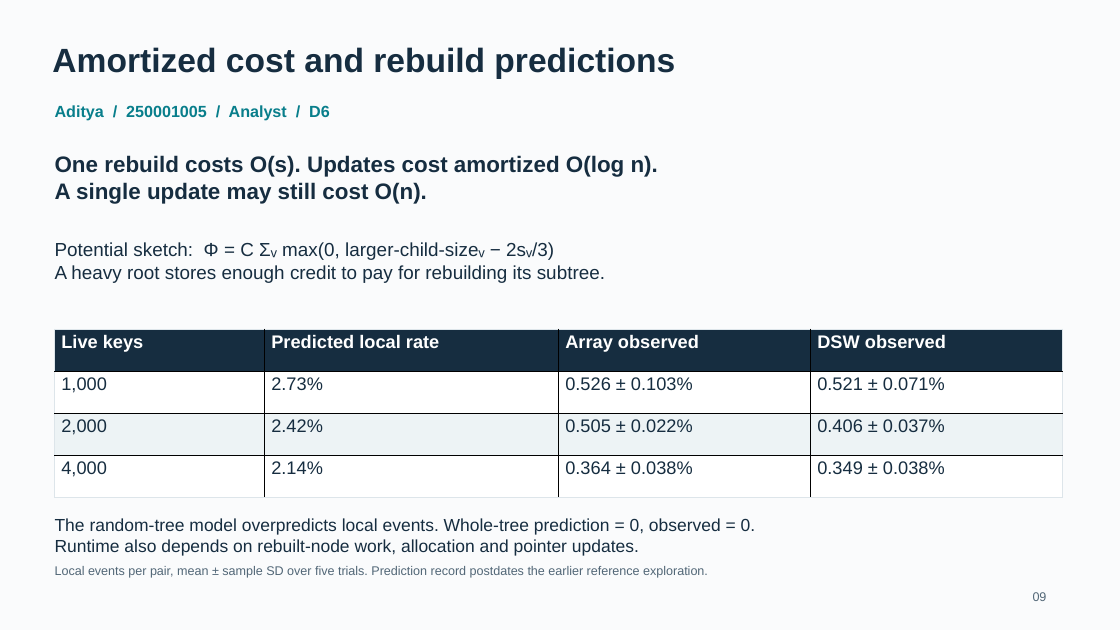
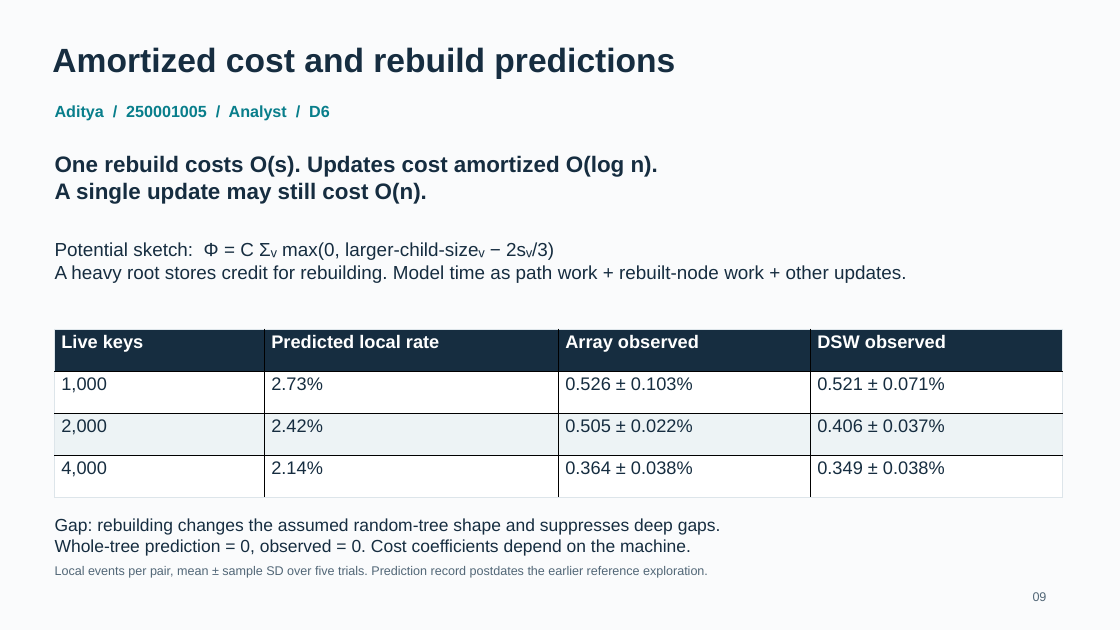
Before and after one commit to MayankMoyal/DSA-Project, a slide deck: slide 9 of docs/slides/slides.pptx. Drawn at 1120x630 pixels with LibreOffice and Linux fonts; fonts in the diff are those of the drawing. Boxes give left, top, right and bottom in pixels: in the first picture for what was removed or moved away, otherwise in the second. Text is boxed around its words. In the diff, an @@ line names an element or a change of style, - is before the commit and + after.

Commit message:
updated slides

```diff
--- a/docs/slides/slides.pptx
+++ b/docs/slides/slides.pptx
@@ text at (x1=55, y1=265, x2=907, y2=283): text changed @@
-A heavy root stores enough credit to pay for rebuilding its subtree.
+A heavy root stores credit for rebuilding. Model time as path work + rebuilt-node work + other updates.
@@ text at (x1=55, y1=518, x2=721, y2=556): text changed @@
-The random-tree model overpredicts local events. Whole-tree prediction = 0, observed = 0.
-Runtime also depends on rebuilt-node work, allocation and pointer updates.
+Gap: rebuilding changes the assumed random-tree shape and suppresses deep gaps.
+Whole-tree prediction = 0, observed = 0. Cost coefficients depend on the machine.
```
Also in this commit, not shown: 5 other slides changed, 2 slides added, 2 slides removed, 4 other files.
